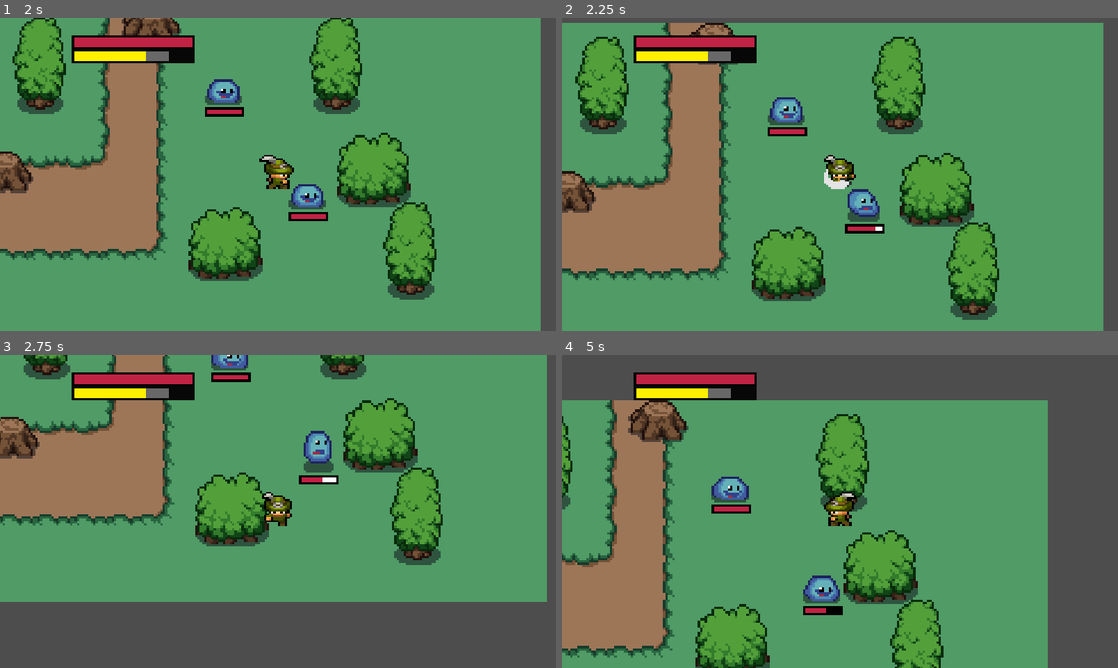
Above: before the commit, frames 1-4 (two rows, left to right).
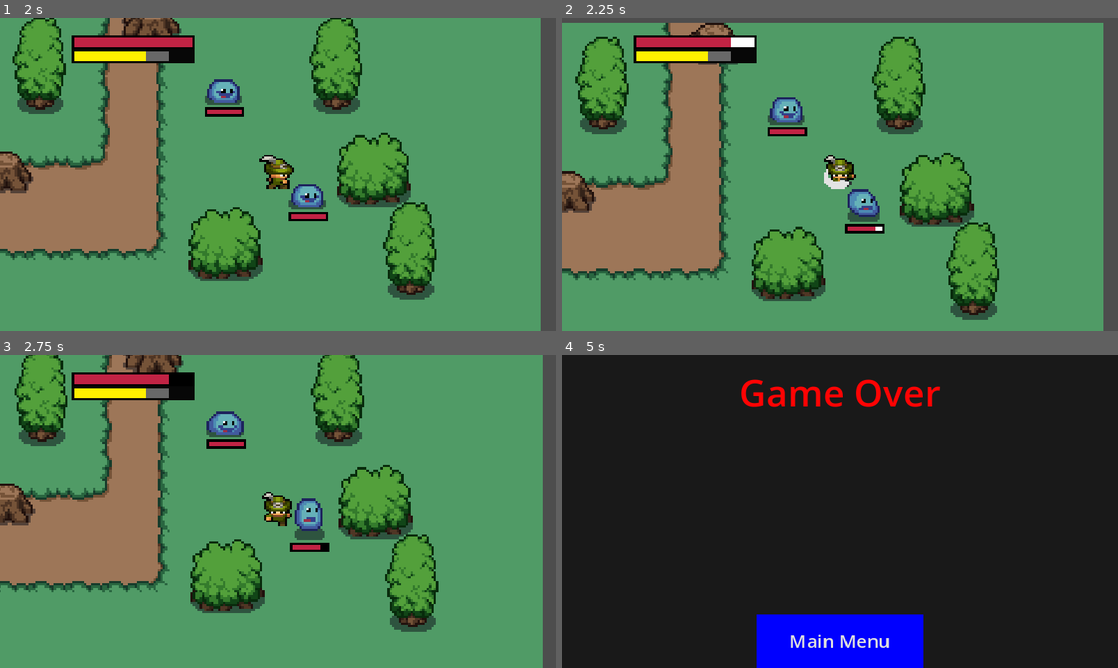
Above: after the commit, the same moments.

Repository: AGuylol/Tt6l-8
Game: Godot game, scene res://scenes/Menu_Spare.tscn
Same seed, same stepped clock (60 frames per second), same inputs: the game is played once before the commit and once after it.
Inputs (mouse positions are in pixels of both pictures, inside the frame that each line leads up to):
- Up to frame 1 (2 s): click "Start" at 0.5 s; move the mouse to (400, 158) at 1.27 s; hold D (right) from 1.28 s (still down); click (400, 158) at 1.35 s
- Up to frame 2 (2.25 s): move the mouse to (728, 190) at 2.02 s; release D (right) at 2.03 s; hold S (down) from 2.03 s (still down); click (728, 190) at 2.1 s
- Up to frame 3 (2.75 s): keep holding S (down)
- Up to frame 4 (5 s): move the mouse to (895, 442) at 2.77 s; release S (down) at 2.78 s; hold D (right) 2.78-3.53 s; click (895, 442) at 2.85 s; move the mouse to (812, 574) at 3.52 s; hold W (up) 3.53-4.28 s; click (812, 574) at 3.6 s; move the mouse to (1006, 558) at 4.27 s; hold A (left) from 4.28 s (still down); click (1006, 558) at 4.35 s

Frame 1 is identical in both runs. In frame 2, 0.1% of the frame differs, in the area x 30-35%, y 6-10%; in frame 3, 54%; in frame 4, 98%, in the area x 0-100%, y 0-100%.

Commit message:
done

Diff:
--- a/scenes/enemy.tscn
+++ b/scenes/enemy.tscn
@@ -128,7 +128,7 @@
 position = Vector2(0, 3)
 shape = SubResource("CircleShape2D_eyhpu")
 
-[node name="hitbox" type="Area2D" parent="."]
+[node name="hitbox" type="Area2D" parent="." groups=["enemy"]]
 position = Vector2(-1, 3)
 
 [node name="CollisionShape2D" type="CollisionShape2D" parent="hitbox"]
@@ -154,7 +154,7 @@
 
 [node name="hitarea" type="Area2D" parent="."]
 
-[node name="CollisionShape2D" type="CollisionShape2D" parent="hitarea" groups=["enemyhit"]]
+[node name="CollisionShape2D" type="CollisionShape2D" parent="hitarea"]
 position = Vector2(0, 2)
 shape = SubResource("CircleShape2D_busrp")
 
--- a/scenes/player.tscn
+++ b/scenes/player.tscn
@@ -39,7 +39,7 @@
 @onready var dash_cooldown_timer = $dash_cooldown
 
 var knockback_force = 100
-var knockback_duration = 0.2
+var knockback_duration = 0.5
 var is_knocked_back = false
 
 func _ready():
@@ -140,9 +140,16 @@
 		enemy_inattack_range = true
 		$enemy_attack_timer.start()
 
-
 		var knockback_direction = (global_position - body.global_position).normalized()
 		apply_knockback(knockback_direction)
+		player_health -= 20
+		healthbar.health = player_health
+		print(\"Player health:\", player_health)
+		if player_health <= 0:
+			player_alive = false
+			print(\"Player died\")
+			get_tree().change_scene_to_file(\"res://gameover/gameover.tscn\")
+
 
 func _on_playerhitbox_body_exited(body):
 	if body.is_in_group(\"enemy\"):
--- a/script/enemytest.gd
+++ b/script/enemytest.gd
@@ -10,7 +10,7 @@
 var knockback_force = Vector2()
 var knockback_duration = 0.5
 var knockback_timer = 0.0
-
+var moving = false
 
 func _ready():
 	$AnimatedSprite2D.play("default")
@@ -28,9 +28,10 @@
 		move_and_slide()
 	else:
 		if player_chase and player:
-			var direction = (player.position - position).normalized()
-			velocity = direction * speed
-			move_and_slide()
+			if moving:
+				var direction = (player.position - position).normalized()
+				velocity = direction * speed
+				move_and_slide()
 		else:
 			velocity = Vector2.ZERO
 
@@ -45,10 +46,12 @@
 	if not body.is_in_group("enemy"):
 		player = body
 		player_chase = true
+		moving = true
 
 func _on_detection_body_exited(_body):
 	player = null
 	player_chase = false
+	moving = false
 
 
 func _on_hitbox_area_entered(area):
@@ -77,6 +80,8 @@
 	await get_tree().create_timer(1).timeout
 	$AnimatedSprite2D.play("default")
 	if health <= 0:
+		moving = false
+		$CollisionShape2D.disabled
 		$AnimatedSprite2D.play("death")
 		await get_tree().create_timer(0.8).timeout
 		queue_free()
